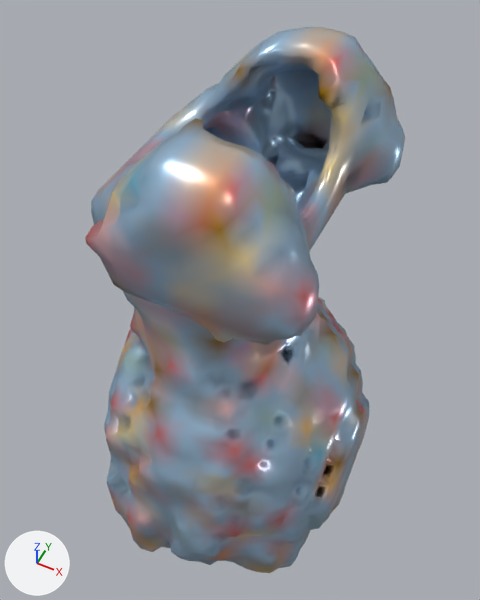
What one commit did to the glTF model glb/smooth/2001-3000/2992.glb.
One viewpoint serves both versions: a camera (50 mm lens) standing at (0.576, -1.117, 2.318) and looking at (-0.011, 0.057, 0.85). The axes (+X, +Y, +Z) are drawn at lower left. The lights are the same throughout. Vertices at the same position are counted once.
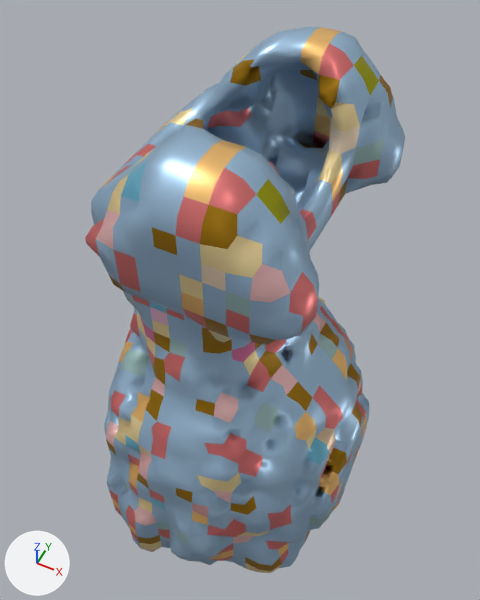
What differs and where, as boxes (x1, y1, x2, y2) in the pictures (480 x 600 px):
part 1 of me_mesh_0, cut back: (344, 446, 356, 483) in both
part 2 of me_mesh_0, recoloured: (86, 27, 404, 573) in both

The change, as a diff of the scene's bpy script:
```diff
--- a/glb/smooth/2001-3000/2992.glb.py
+++ b/glb/smooth/2001-3000/2992.glb.py
@@ me_mesh_0 @@
 # used by ob_mesh_0; location = (0.0, 0.0, 0.0)
-me_mesh_0.from_pydata(...)  # 3862 vertices, 8554 faces; spans x -0.43..0.43, y -0.47..0.47, z 0.0..1.6
+me_mesh_0.from_pydata(...)  # 3849 vertices, 8516 faces; spans x -0.43..0.43, y -0.47..0.47, z 0.0..1.6
+# me_mesh_0 part 1
+# 7 vertices are removed from x -0.12..0.26, y 0.26..0.33, z 0.15..0.25
+# 28 faces are deleted
+# 8 new faces join them
+# me_mesh_0 part 2: 6562 kept faces spanning x -0.43..0.43, y -0.47..0.47, z 0.0..1.6 get new vertex colours
 me_mesh_0.materials.append(mat_material_0)
```
